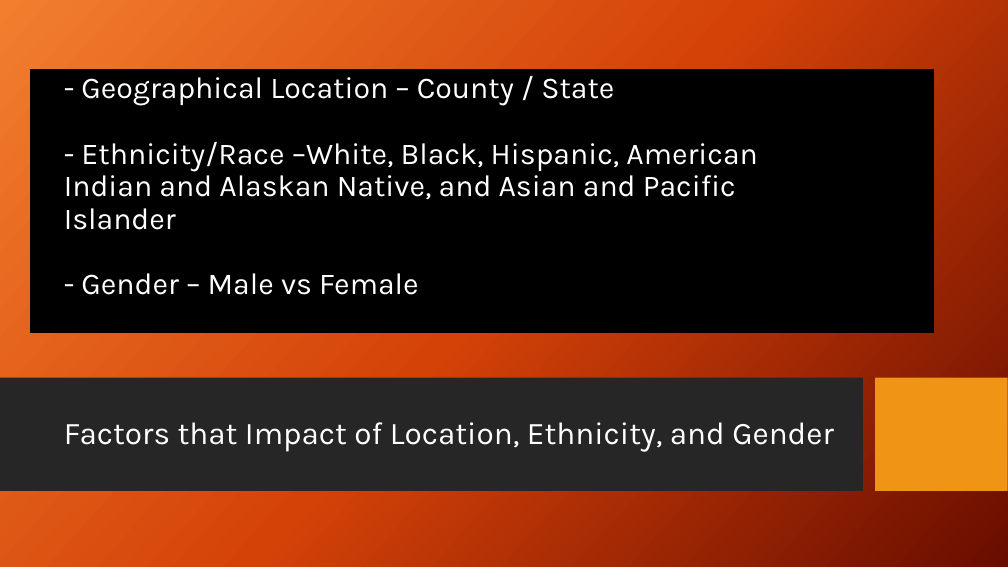
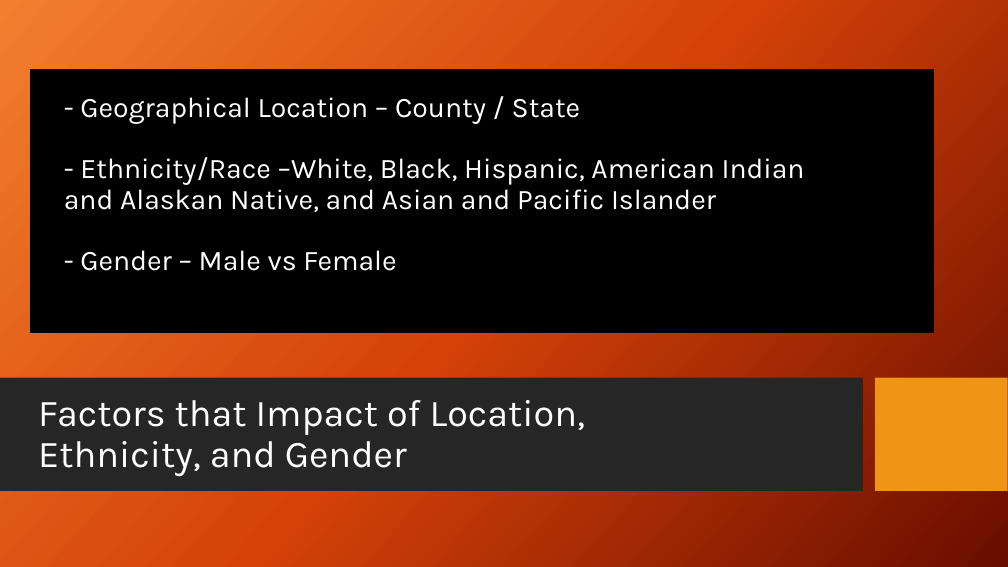
Before and after one commit to Aaron-m-ram/end-to-end-statistical-analysis, a slide deck: slide 4 of Final PP V1.pptx. Drawn at 1008x567 pixels with LibreOffice and Linux fonts; fonts in the diff are those of the drawing; background and template pictures are left out. Boxes give left, top, right and bottom in pixels: in the first picture for what was removed or moved away, otherwise in the second. Text is boxed around its words. In the diff, an @@ line names an element or a change of style, - is before the commit and + after.

Commit message:
Update PPT
This is the final version, I hope. I added Figure titles, Changed citation to References, added references, and in-cite citation. I also change the photo on the 2nd slide.

```diff
--- a/Final PP V1.pptx
+++ b/Final PP V1.pptx
@@ title "- Geographical Location – County ..." at (64,97,805,271): size 28.8 to 27 pt @@
@@ text "Factors that Impact of Location, ...": place and size @@
-text "Factors that Impact of Location, ..." at (64,422,834,452)
+text "Factors that Impact of Location, ..." at (38,400,585,476)
@@ text "Factors that Impact of Location, ..." at (38,400,585,476): size 30 to 36 pt @@
```
Also in this commit, not shown: 11 other slides changed, 1 slide added.
